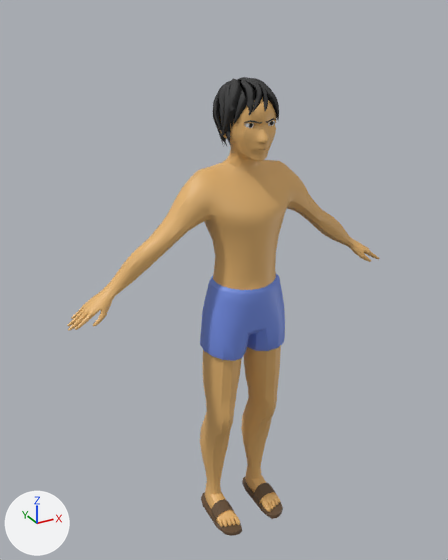
Two versions of the Blender file Assets/Modelos/Protagonist/modelo prota riggeado con mixamp.blend, one commit apart.
One viewpoint serves both versions: a camera (50 mm lens) standing at (-0.815, -1.381, 1.497) and looking at (-0.024, 0.058, 0.778). Arrows for +X, +Y and +Z are at lower left; the lights stay in place.

Names of what the first picture shows: 'Hair', 'Protagonist'.
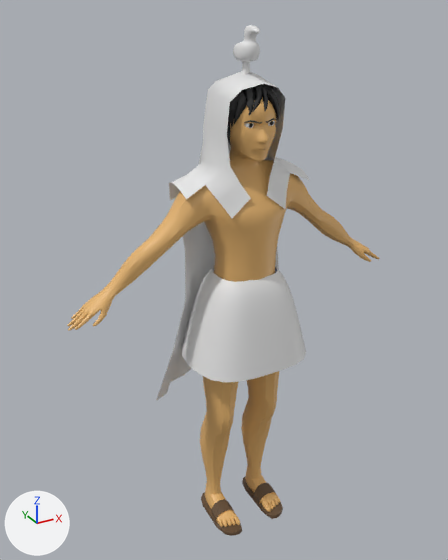
Diff of the bpy script that builds the scene:
```diff
--- a/Assets/Modelos/Protagonist/modelo prota riggeado con mixamp.blend.py
+++ b/Assets/Modelos/Protagonist/modelo prota riggeado con mixamp.blend.py
@@ me_cube_004 @@
+me_cube_004.from_pydata(...)  # 24 vertices, 18 faces; spans x -1.18..1.18, y -1.0..1.0, z -1.0..1.0
+me_cube_004.polygons.foreach_set('use_smooth', [True] * 18)
@@ me_cube_002 @@
+me_cube_002.from_pydata(...)  # 44 vertices, 42 faces; spans x -1.0..1.0, y -1.25..1.0, z -2.22..1.67
+me_cube_002.polygons.foreach_set('use_smooth', [True] * 42)
@@ me_plane_001 @@
+me_plane_001.from_pydata(...)  # 69 vertices, 51 faces; spans x 0.0..1.85, y -0.82..0.84, z -0.95..0.01
+me_plane_001.polygons.foreach_set('use_smooth', [True] * 51)
@@ ob_falda @@
+ob_falda = bpy.data.objects.new('falda', me_cube_004)
+ob_falda.location = (-0.001, -0.019, 0.706)
+ob_falda.scale = (0.157, 0.145, 0.128)
+_m = ob_falda.modifiers.new('Subdivision', 'SUBSURF')
@@ ob_pato @@
+ob_pato = bpy.data.objects.new('pato', me_cube_002)
+ob_pato.location = (-0.008, -0.022, 1.41)
+ob_pato.scale = (0.03, 0.0449, 0.03)
+_m = ob_pato.modifiers.new('Subdivision', 'SUBSURF')
@@ ob_capa @@
+ob_capa = bpy.data.objects.new('capa', me_plane_001)
+ob_capa.location = (-0.002, 0.051, 1.35)
+ob_capa.scale = (0.128, 0.178, 1.0)
+_m = ob_capa.modifiers.new('Mirror', 'MIRROR')
+_m.use_clip = True
```

Boxes (x1, y1, x2, y2) around the edits, measured in the pictures (448 x 560 px):
'falda', added
    after: (181, 267, 306, 383)
'capa', added
    after: (156, 71, 309, 401)
'pato', added
    after: (233, 25, 260, 75)
